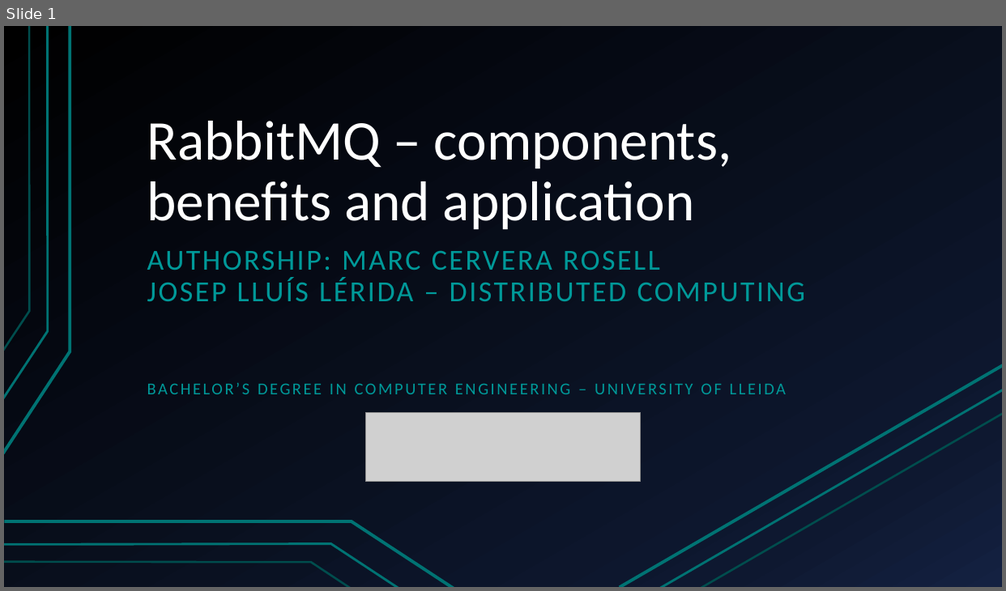
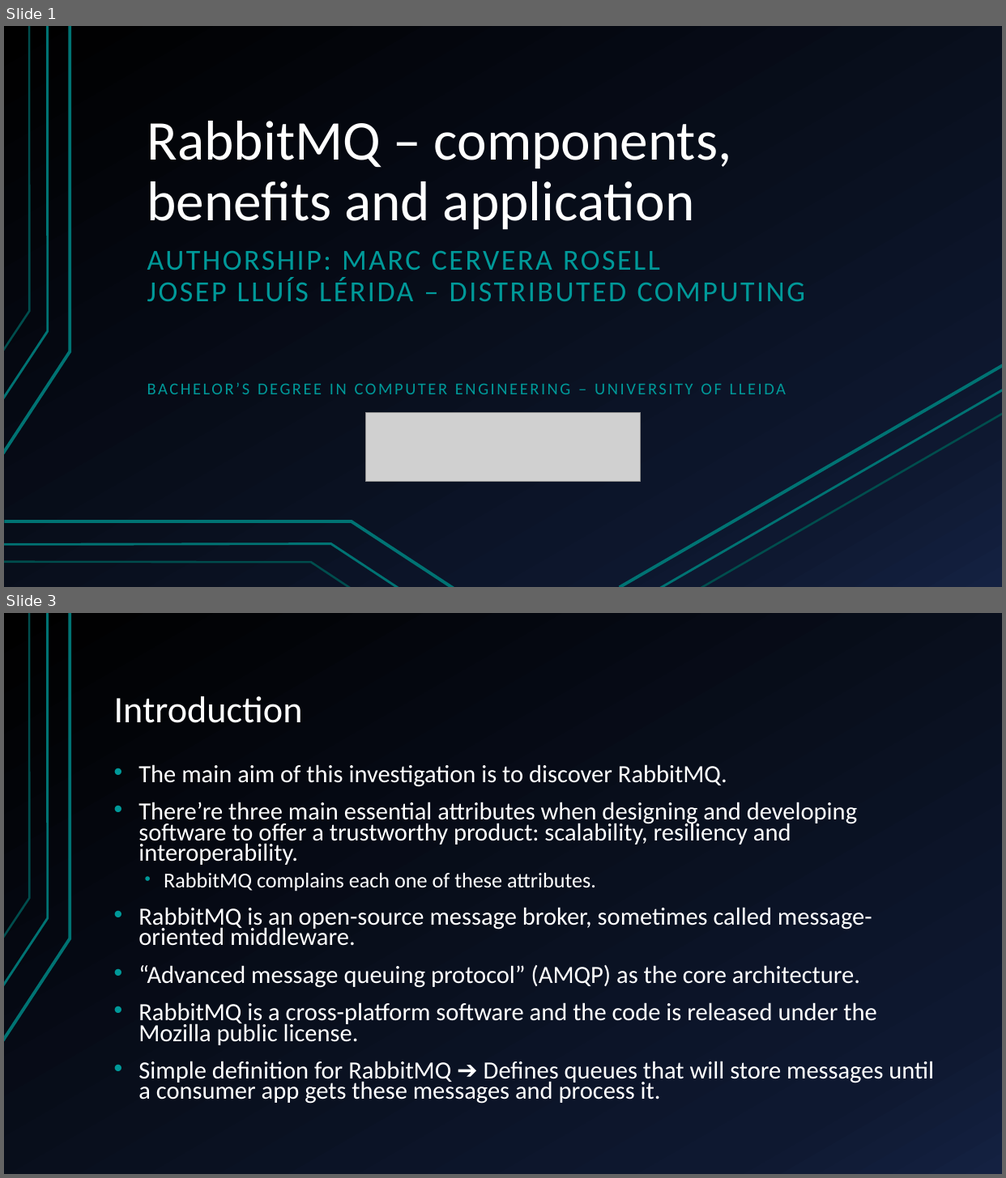
Before and after one commit to marc7666/Distributed-computing-course, a slide deck: Activities/Activity 2/RabbitMQ – components, benefits and application.pptx. Shown one above the other, each under a label of ours: slide 1 before the commit, slides 1 and 3 after it; the slides between them are not shown. The pictures are 1006x591 and 1006x1178 pixels, drawn with LibreOffice and Linux fonts; fonts in the diff are those of the drawing; grey boxes stand for pictures. Boxes give left, top, right and bottom in pixels: in the first picture for what was removed or moved away, otherwise in the second. Text is boxed around its words. In the diff, an @@ line names an element or a change of style, - is before the commit and + after.

```diff
--- a/Activities/Activity 2/RabbitMQ – components, benefits and application.pptx
+++ b/Activities/Activity 2/RabbitMQ – components, benefits and application.pptx
@@ slide 3 added at bbox=[4, 613, 1002, 1174], background gradient #000000 to #0F1931 to #142242; not listed: 3 template elements that a slide beside it also shows @@
@@ title added at bbox=[114, 696, 303, 723], 36 pt, text #FFFFFF @@
+Introduction
@@ text added at bbox=[138, 764, 934, 1104], 23.8 pt, text #FFFFFF @@
+• The main aim of this investigation is to discover RabbitMQ.
+• There’re three main essential attributes when designing and developing software to offer a trustworthy product: scalability, resiliency and interoperability.
+  • RabbitMQ complains each one of these attributes.
+• RabbitMQ is an open-source message broker, sometimes called message-oriented middleware.
+• “Advanced message queuing protocol” (AMQP) as the core architecture.
+• RabbitMQ is a cross-platform software and the code is released under the Mozilla public license.
+• Simple definition for RabbitMQ ➔ Defines queues that will store messages until a consumer app gets these messages and process it.
```
Also in this commit, not shown: 9 slides changed, 13 other slides added, 4 slides removed, 2 other files.
